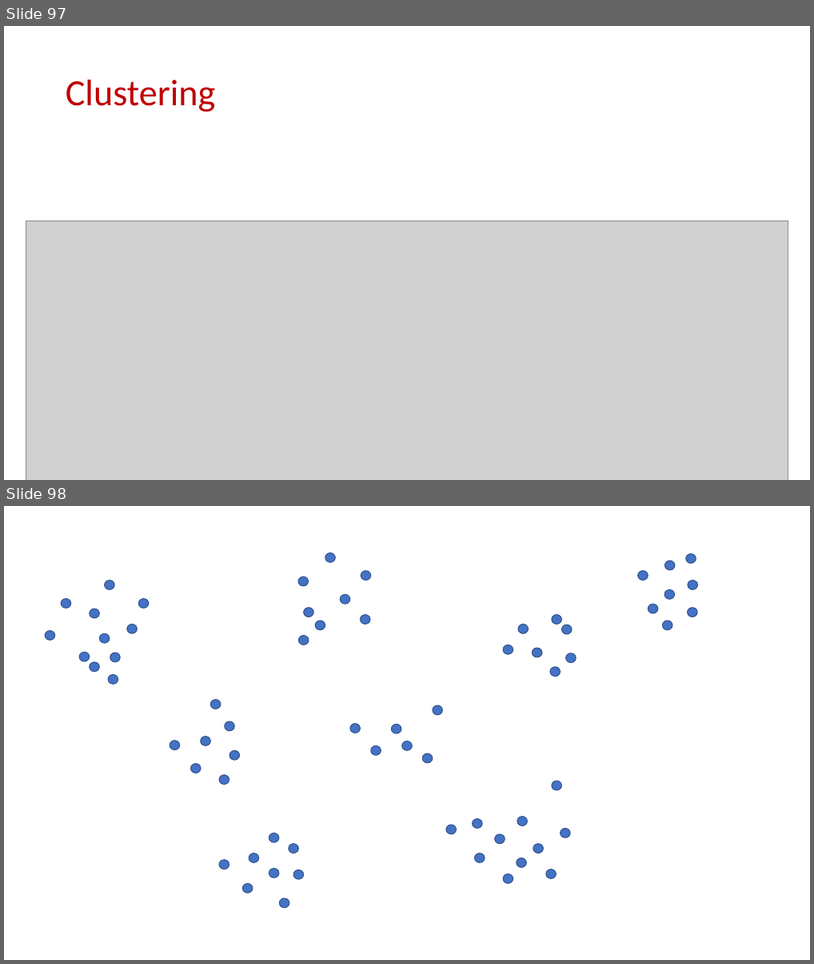
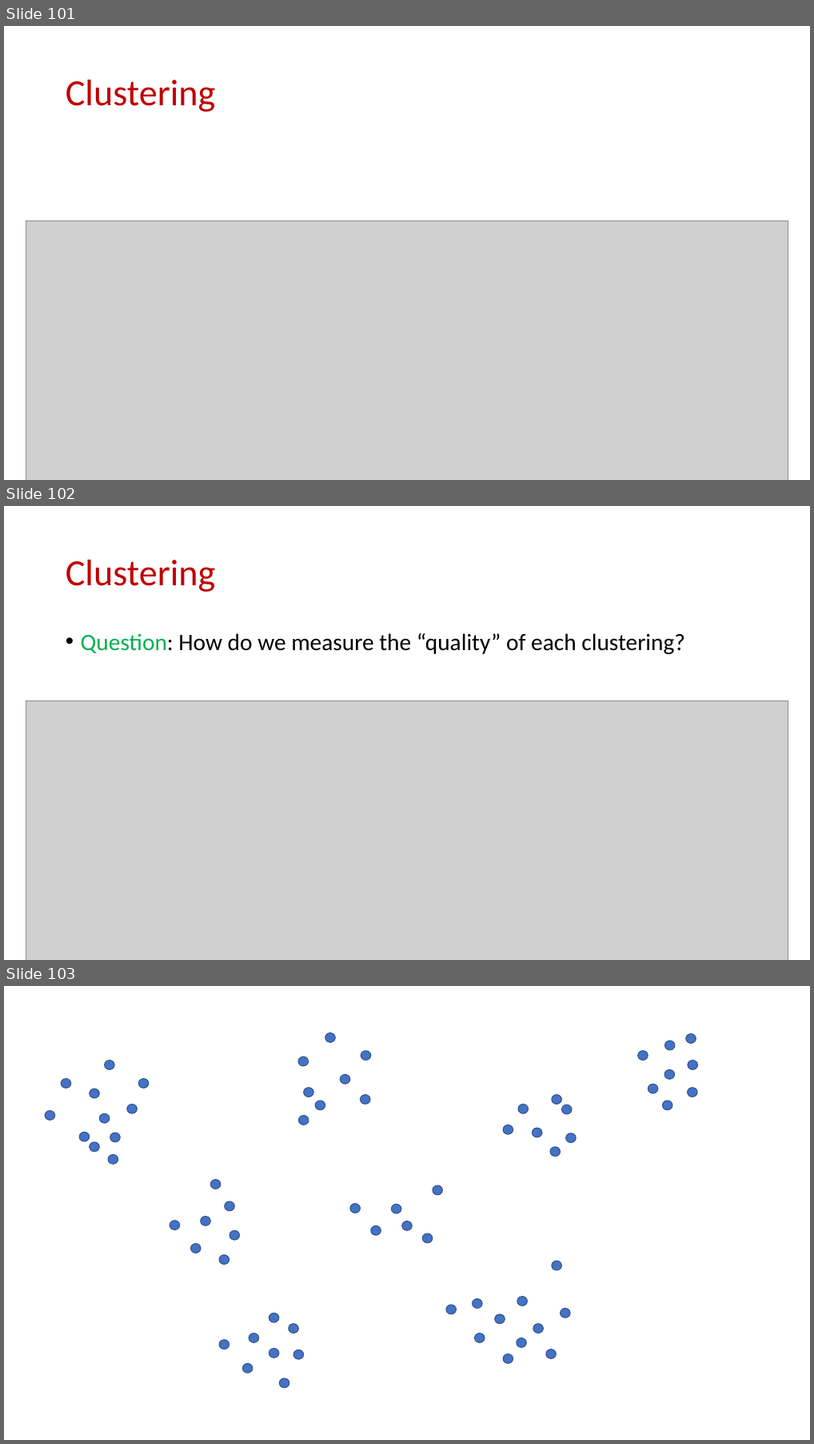
Before and after one commit to samsonzhou/samsonzhou.github.io, a slide deck: CSCE689-23/L15.pptx. Shown one above the other, each under a label of ours: slides 97 and 98 before the commit, slides 101, 102 and 103 after it. The pictures are 814x964 and 814x1444 pixels, drawn with LibreOffice and Linux fonts; fonts in the diff are those of the drawing; grey boxes stand for pictures. Boxes give left, top, right and bottom in pixels: in the first picture for what was removed or moved away, otherwise in the second. Text is boxed around its words. In the diff, an @@ line names an element or a change of style, - is before the commit and + after.

```diff
--- a/CSCE689-23/L15.pptx
+++ b/CSCE689-23/L15.pptx
@@ slide 102 added at (x1=4, y1=506, x2=810, y2=960), background #FFFFFF @@
@@ title added at (x1=66, y1=560, x2=216, y2=592), 44 pt, text #C00000 @@
+Clustering
@@ text added at (x1=81, y1=633, x2=686, y2=654), 28 pt, text #000000 @@
+• Question: How do we measure the “quality” of each clustering?
@@ picture added at (x1=26, y1=700, x2=789, y2=960) @@
@@ what was slide 97 is now slide 101 @@
@@ what was slide 98 is now slide 103 @@
```
Also in this commit, not shown: 3 slides changed, 4 other slides added, 2 other files.
